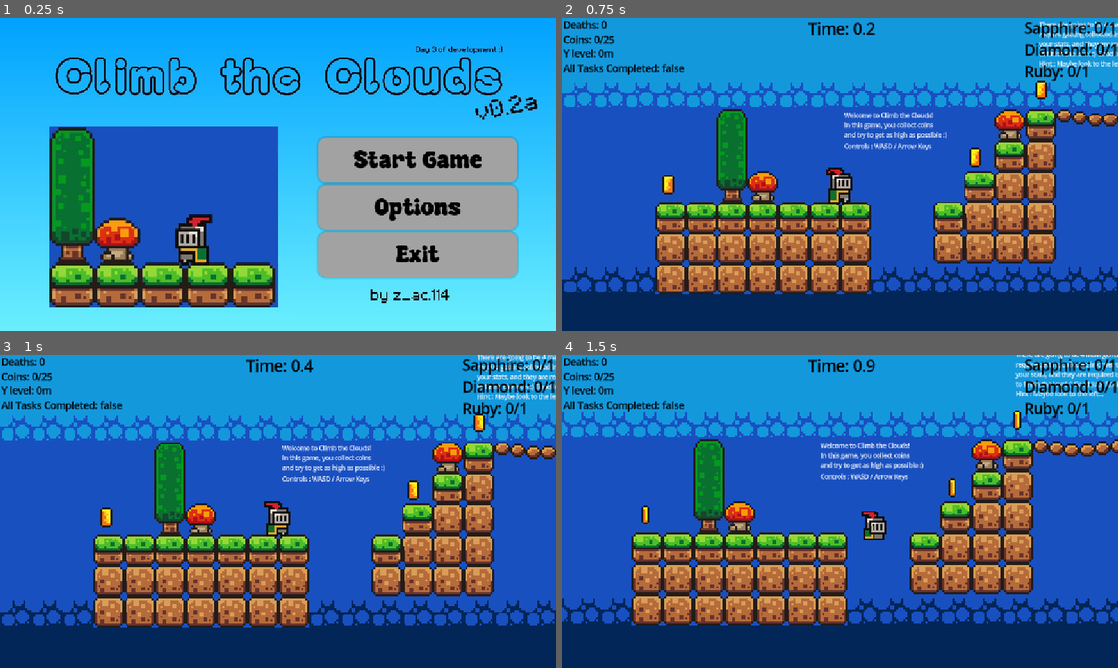
Above: before the commit, frames 1-4 (two rows, left to right).
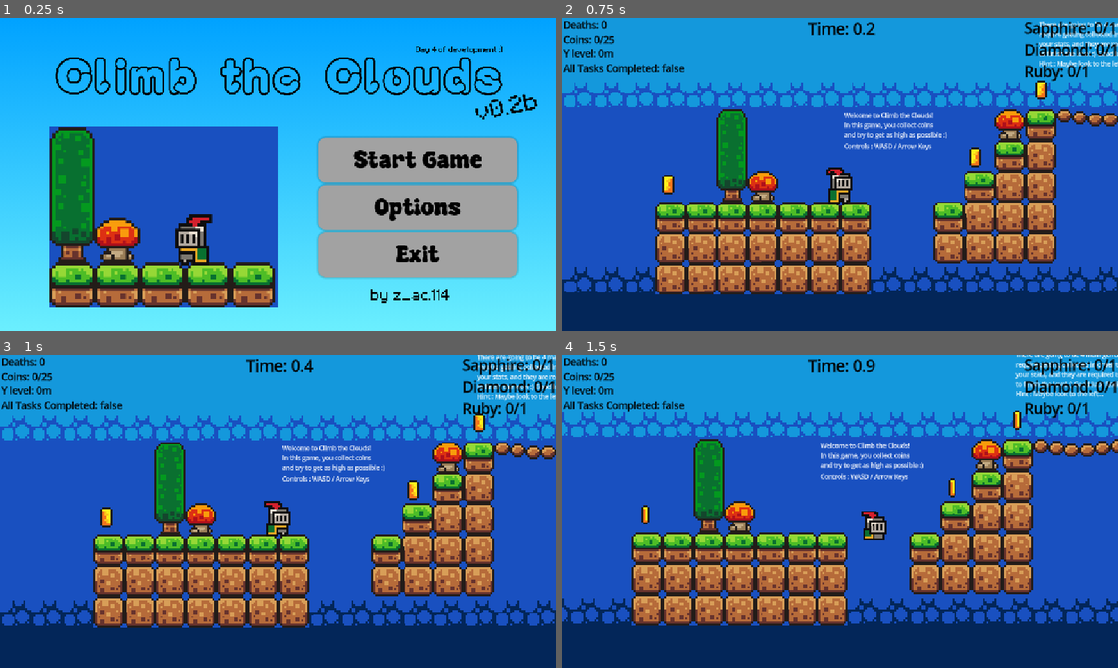
Above: after the commit, the same moments.

Repository: zacharytam-0411/shiba-climb-the-clouds
Game: Godot game, scene res://scenes/main_screen.tscn
Same seed, same stepped clock (60 frames per second), same inputs: the game is played once before the commit and once after it.
Inputs:
- Up to frame 1 (0.25 s): no input
- Up to frame 2 (0.75 s): click "Start Game" at 0.5 s
- Up to frame 3 (1 s): no input
- Up to frame 4 (1.5 s): tap Enter at 1.25 s; hold Right (move_right) from 1.28 s (still down)

The runs differ from the first frame. In frame 1, 3.1% of the frame differs, in the area x 8-97%, y 8-93%; in frame 2, nothing differs; in frame 3, nothing differs; in frame 4, nothing differs.

Commit message:
updated thumbnail

Diff:
--- a/scenes/main_screen.tscn
+++ b/scenes/main_screen.tscn
@@ -2,7 +2,7 @@
 
 [ext_resource type="FontFile" uid="uid://wgqa3pops2qt" path="res://assets/fonts/SuperDream-ax3vE.ttf" id="1_7fvvs"]
 [ext_resource type="Script" uid="uid://288jde3gqwi6" path="res://scenes/main_menu.gd" id="1_aum10"]
-[ext_resource type="Texture2D" uid="uid://bfrc22vdbuprr" path="res://assets/sprites/Blue and Yellow Neon Retro Pixel Art Game Night Game Presentation.jpg" id="2_aum10"]
+[ext_resource type="Texture2D" uid="uid://dpw8h64t55xbm" path="res://assets/sprites/Thumbnail.png" id="2_aum10"]
 
 [sub_resource type="StyleBoxTexture" id="StyleBoxTexture_7fvvs"]
 texture = ExtResource("2_aum10")
Binary file added: assets/sprites/Thumbnail.png
Not shown, added: assets/sprites/Thumbnail.png.import
Not shown, changed: export_presets.cfg
Binary file added: scenes/Thumbnail.png
Not shown, added: scenes/Thumbnail.png.import
